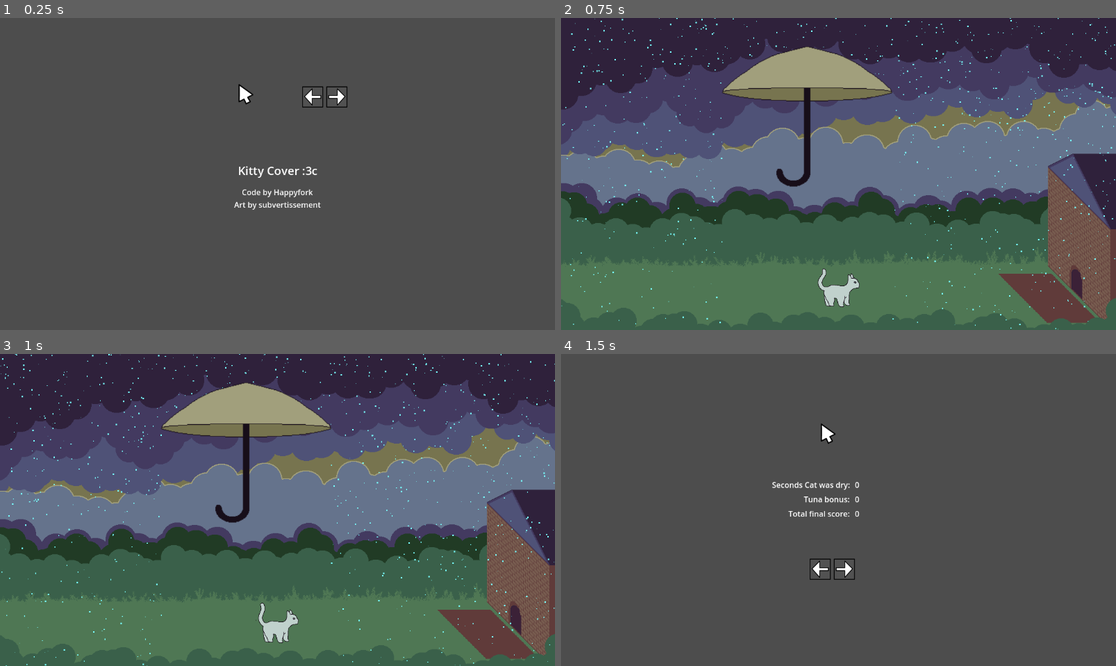
Above: before the commit, frames 1-4 (two rows, left to right).
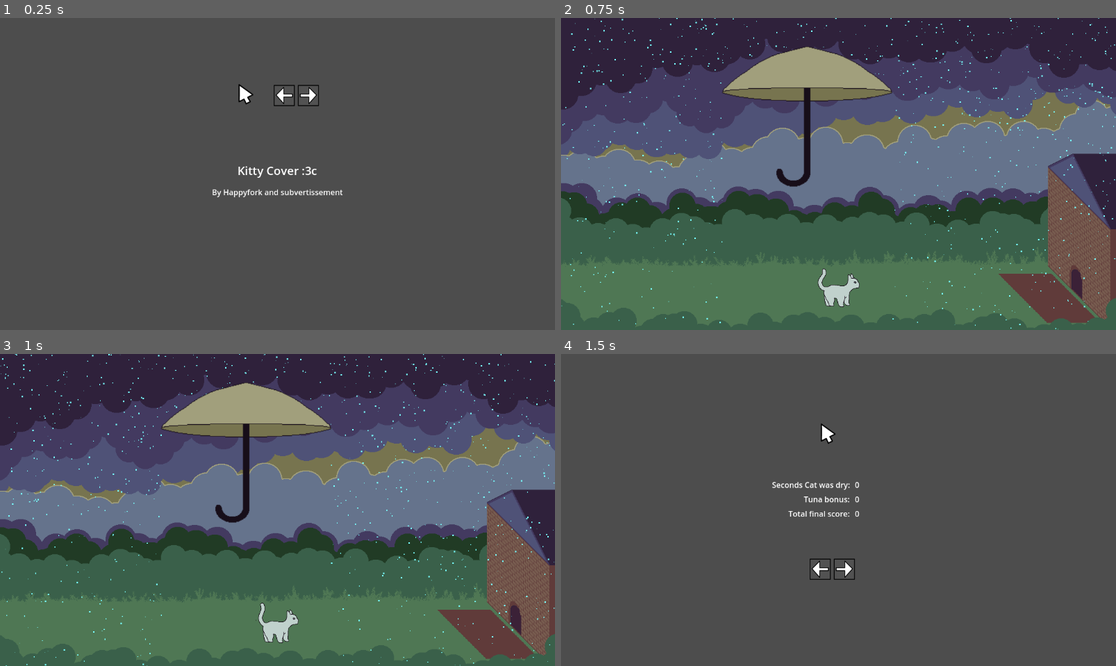
Above: after the commit, the same moments.

Repository: HappyFork/gwj58
Game: Godot game, scene res://scenes/main_menu.tscn
Two runs of this game, one before a commit and one after it. Both use one fixed random seed, a clock stepped at 60 frames per second and the inputs below.
Inputs (mouse positions are in pixels of both pictures, inside the frame that each line leads up to):
- Up to frame 1 (0.25 s): no input
- Up to frame 2 (0.75 s): click (805, 96) at 0.5 s
- Up to frame 3 (1 s): no input
- Up to frame 4 (1.5 s): move the mouse to (960, 494) at 1.27 s; hold D (move_right) from 1.28 s (still down)

The runs differ from the first frame. In frame 1, 1.0% of the frame differs, in the area x 38-63%, y 21-62%; in frame 2, nothing differs; in frame 3, nothing differs; in frame 4, nothing differs.

Commit message:
Correct credits

Diff:
--- a/scenes/main_menu.tscn
+++ b/scenes/main_menu.tscn
@@ -23,22 +23,22 @@
 
 [node name="TitleLabel" type="Label" parent="."]
 layout_mode = 1
-offset_left = 494.0
+offset_left = 426.0
 offset_top = 300.0
-offset_right = 659.0
+offset_right = 726.0
 offset_bottom = 337.0
 size_flags_vertical = 0
 text = "Kitty Cover :3c"
 label_settings = SubResource("LabelSettings_lj72t")
+horizontal_alignment = 1
 
 [node name="CreditsLabel" type="Label" parent="."]
 layout_mode = 0
-offset_left = 486.0
+offset_left = 426.0
 offset_top = 350.0
-offset_right = 666.0
-offset_bottom = 402.0
-text = "Code by Happyfork
-Art by subvertissement
+offset_right = 726.0
+offset_bottom = 389.0
+text = "By Happyfork and subvertissement
 "
 horizontal_alignment = 1
 
@@ -52,10 +52,10 @@
 
 [node name="KeyboardPlay" type="TextureButton" parent="."]
 layout_mode = 0
-offset_left = 624.0
-offset_top = 139.0
-offset_right = 724.0
-offset_bottom = 189.0
+offset_left = 565.0
+offset_top = 136.0
+offset_right = 665.0
+offset_bottom = 186.0
 texture_normal = ExtResource("3_2qmrr")
 
 [connection signal="pressed" from="MousePlay" to="." method="_on_mouse_play_pressed"]
